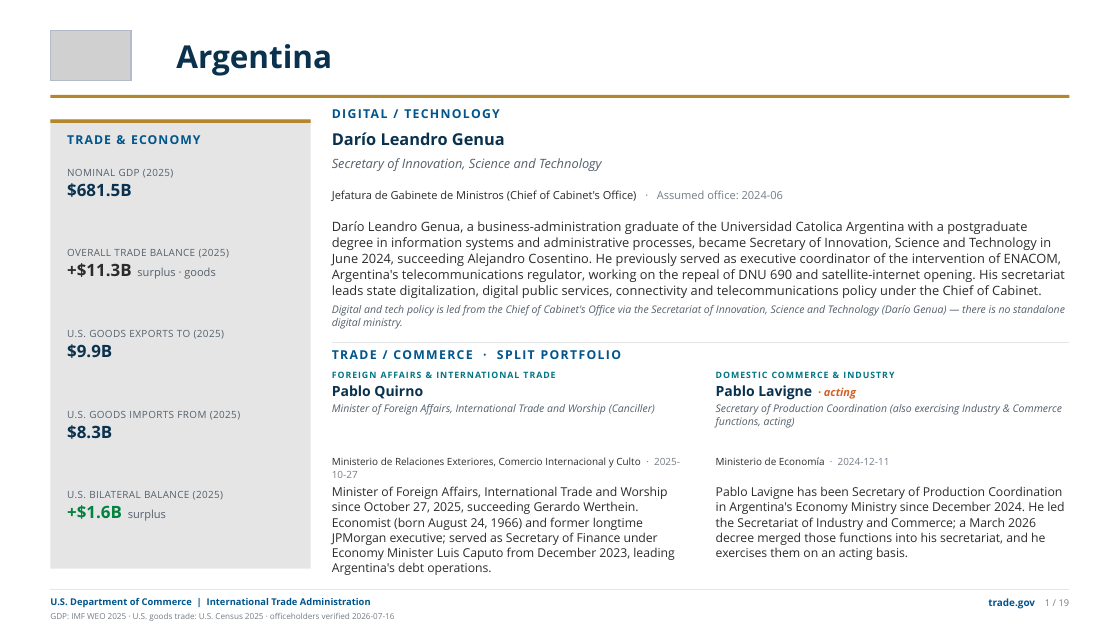
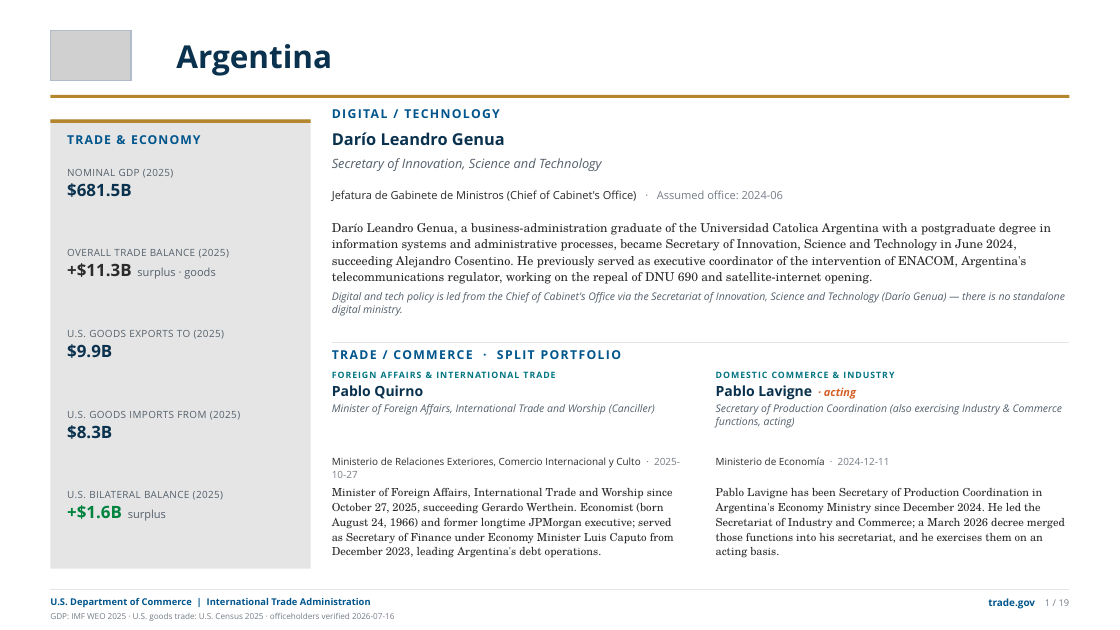
Before and after one commit to jsilbs18-cloud/Photo, a slide deck: slide 5 of output/g20-ministers-trade-deck.pptx. Drawn at 1120x630 pixels with LibreOffice and Linux fonts; fonts in the diff are those of the drawing; grey boxes stand for pictures. Boxes give left, top, right and bottom in pixels: in the first picture for what was removed or moved away, otherwise in the second. Text is boxed around its words. In the diff, an @@ line names an element or a change of style, - is before the commit and + after.

```diff
--- a/output/g20-ministers-trade-deck.pptx
+++ b/output/g20-ministers-trade-deck.pptx
@@ text at [332,223,1051,284]: text changed; size 11 to 10.5 pt; font Open Sans to TeX Gyre Schola @@
-Darío Leandro Genua, a business-administration graduate of the Universidad Catolica Argentina with a postgraduate degree in information systems and administrative processes, became Secretary of Innovation, Science and Technology in June 2024, succeeding Alejandro Cosentino. He previously served as executive coordinator of the intervention of ENACOM, Argentina's telecommunications regulator, working on the repeal of DNU 690 and satellite-internet opening. His secretariat leads state digitalization, digital public services, connectivity and telecommunications policy under the Chief of Cabinet.
+Darío Leandro Genua, a business-administration graduate of the Universidad Catolica Argentina with a postgraduate degree in information systems and administrative processes, became Secretary of Innovation, Science and Technology in June 2024, succeeding Alejandro Cosentino. He previously served as executive coordinator of the intervention of ENACOM, Argentina's telecommunications regulator, working on the repeal of DNU 690 and satellite-internet opening.
@@ text "Minister of Foreign Affairs, International ..." at [332,488,674,558]: size 10.5 to 9.5 pt, font Open Sans to TeX Gyre Schola; line spacing 1.04 to 1.12 @@
@@ text "Pablo Lavigne has been Secretary ..." at [716,488,1065,558]: size 10.5 to 9.5 pt, font Open Sans to TeX Gyre Schola; line spacing 1.04 to 1.12 @@
```
Also in this commit, not shown: 21 other slides changed, 13 other files.
